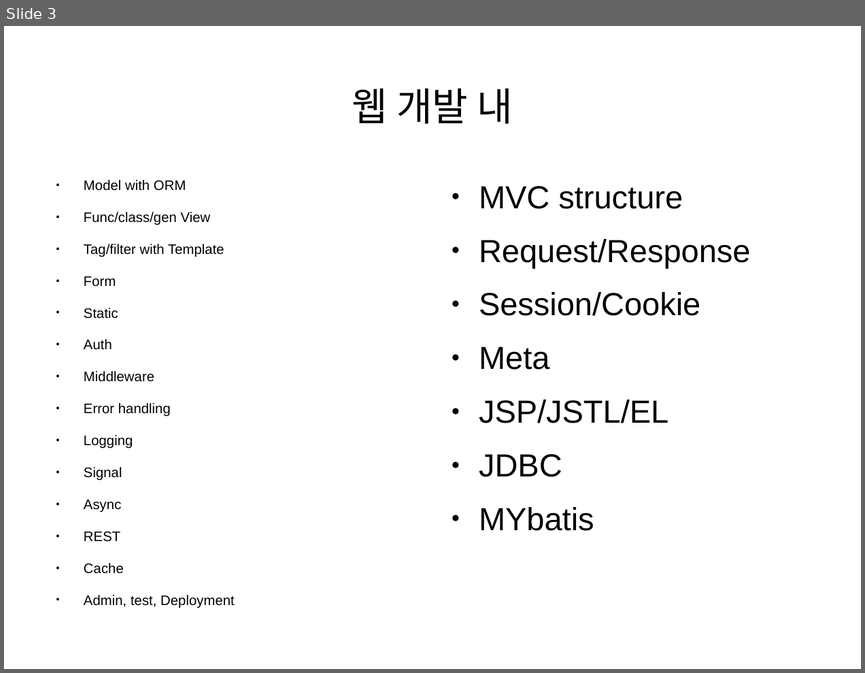
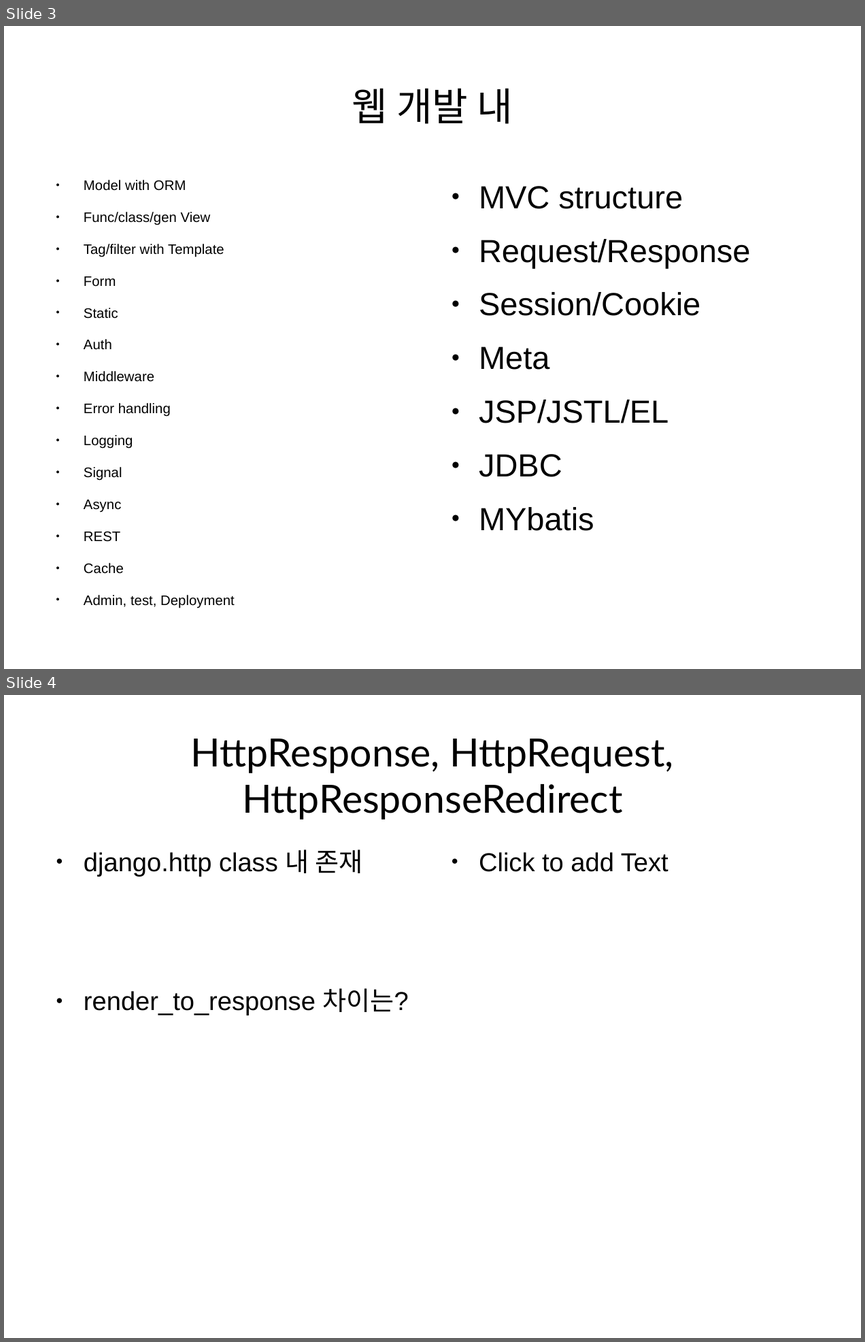
Before and after one commit to TedJeong/vipidly-vociferous, a slide deck: notes/웹부터앱까지.odp. Shown one above the other, each under a label of ours: slide 3 before the commit, slides 3 and 4 after it. The pictures are 865x673 and 865x1342 pixels, drawn with LibreOffice and Linux fonts; fonts in the diff are those of the drawing. Boxes give left, top, right and bottom in pixels: in the first picture for what was removed or moved away, otherwise in the second. Text is boxed around its words. In the diff, an @@ line names an element or a change of style, - is before the commit and + after.

```diff
--- a/notes/웹부터앱까지.odp
+++ b/notes/웹부터앱까지.odp
@@ slide 4 added at <box>4,695,861,1338</box>, background #FFFFFF @@
@@ title added at <box>191,739,674,819</box>, 36 pt, text #000000 @@
+HttpResponse, HttpRequest, HttpResponseRedirect
@@ text added at <box>84,849,409,1015</box>, 24 pt, text #000000 @@
+● django.http class 내 존재
+● render_to_response 차이는?
@@ text added at <box>479,852,668,872</box>, 24 pt, text #000000 @@
+● Click to add Text
```
Also in this commit, not shown: 1 slide changed, 1 other slide added, 6 other files.
